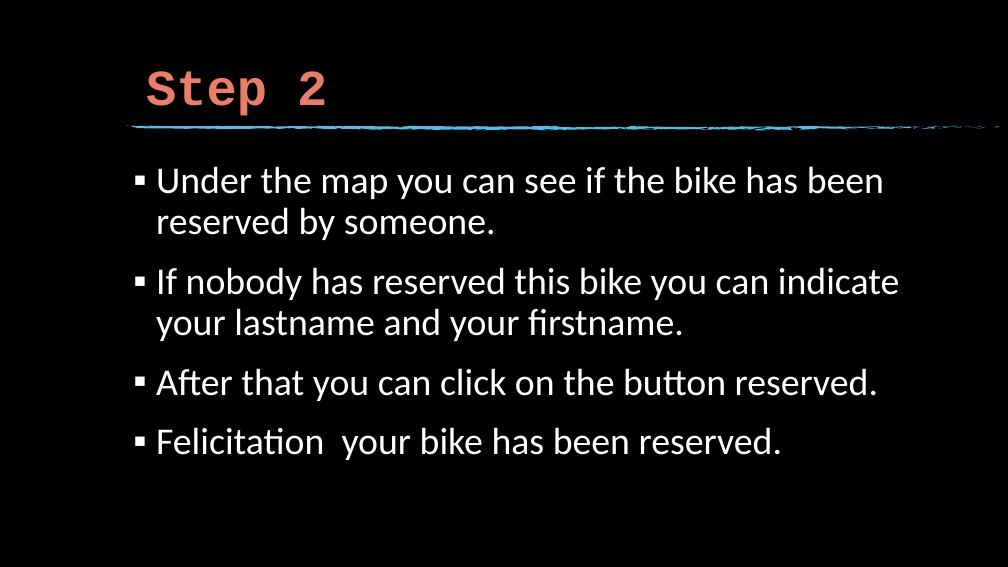
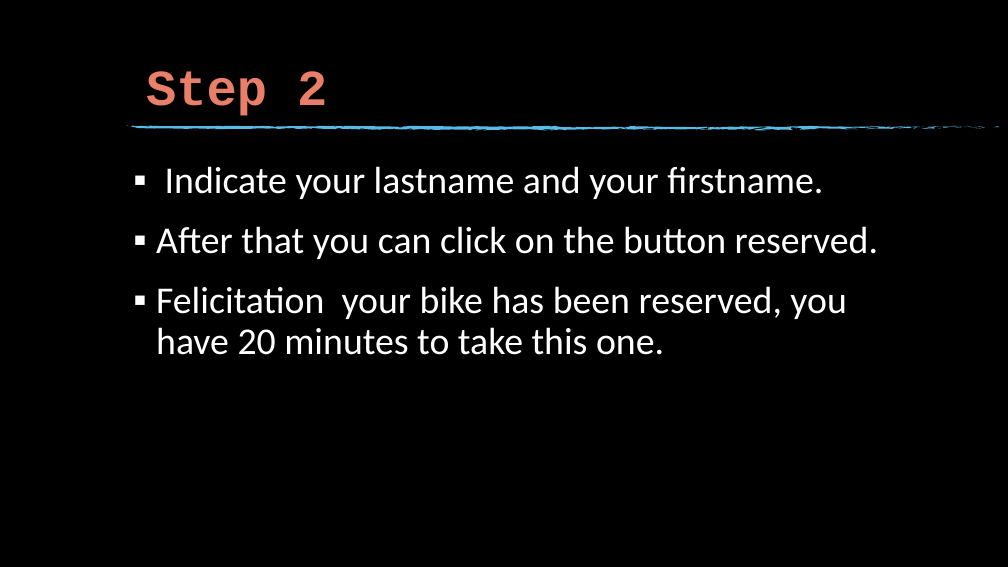
Before and after one commit to JEROME0905/P3_bikemap, a slide deck: slide 3 of diapo how to use application.pptx. Drawn at 1008x567 pixels with LibreOffice and Linux fonts; fonts in the diff are those of the drawing; background and template pictures are left out. Boxes give left, top, right and bottom in pixels: in the first picture for what was removed or moved away, otherwise in the second. Text is boxed around its words. In the diff, an @@ line names an element or a change of style, - is before the commit and + after.

```diff
--- a/diapo how to use application.pptx
+++ b/diapo how to use application.pptx
@@ text at bbox=[165, 166, 823, 199]: text changed @@
-▪ Under the map you can see if the bike has been reserved by someone.
-▪ If nobody has reserved this bike you can indicate your lastname and your firstname.
+▪ Indicate your lastname and your firstname.
@@ text at bbox=[156, 286, 846, 355]: text changed @@
-▪ Felicitation your bike has been reserved.
+▪ Felicitation your bike has been reserved, you have 20 minutes to take this one.
```
Also in this commit, not shown: 1 other slide changed, 12 other files.
